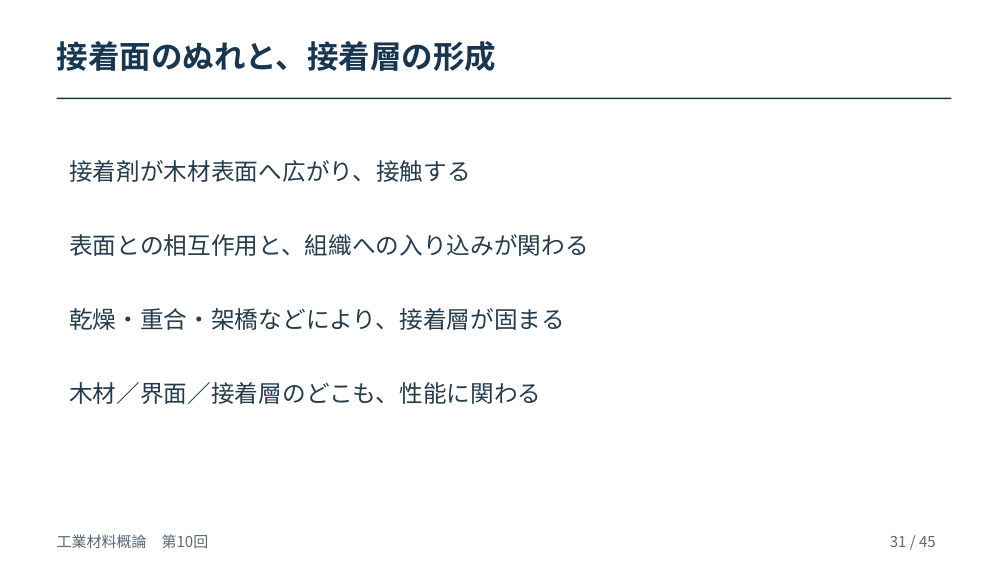
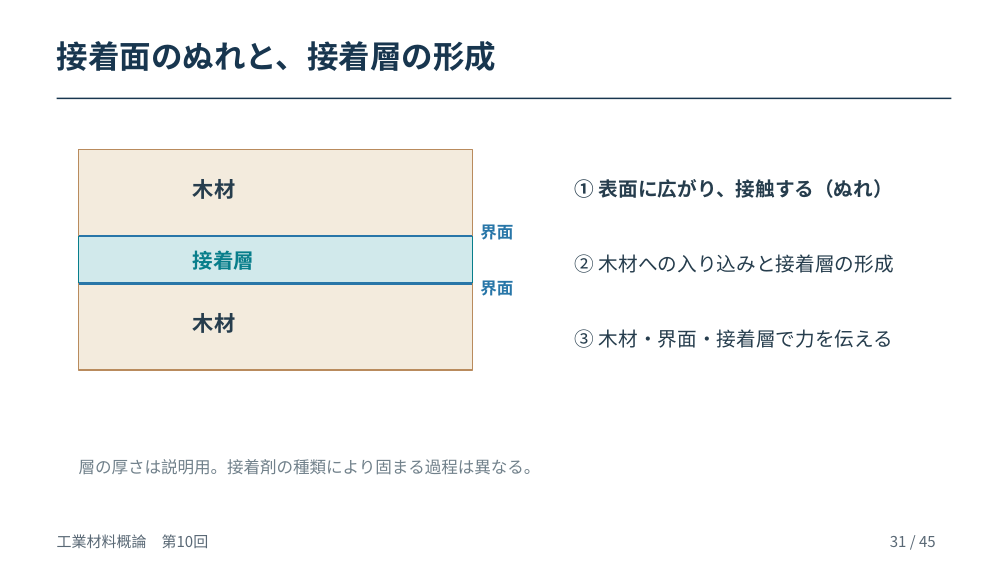
Before and after one commit to zooc-14calbp/industrial-materials-course, a slide deck: slide 31 of 学生用/第10回/10_授業スライド.pptx. Drawn at 1008x567 pixels with LibreOffice and Linux fonts; fonts in the diff are those of the drawing. Boxes give left, top, right and bottom in pixels: in the first picture for what was removed or moved away, otherwise in the second. Text is boxed around its words. In the diff, an @@ line names an element or a change of style, - is before the commit and + after.

```diff
--- a/学生用/第10回/10_授業スライド.pptx
+++ b/学生用/第10回/10_授業スライド.pptx
@@ rectangle added at [79, 150, 473, 237], fill #F3EBDD, outline #B98B5D 1.28 pt @@
@@ text added at [193, 179, 235, 199], 20.2 pt, text #263D4D, bold @@
+木材
@@ text at [575, 179, 893, 198]: text changed; size 22.5 to 18.8 pt; text colour #253C4D to #263D4D; bold on @@
-接着剤が木材表面へ広がり、接触する
+① 表面に広がり、接触する（ぬれ）
@@ text removed at [69, 234, 589, 256] @@
-表面との相互作用と、組織への入り込みが関わる
@@ rectangle added at [79, 236, 473, 283], fill #D1E9EB, outline #087E8B 1.28 pt @@
@@ freeform shape added at [79, 236, 473, 237], outline #2876A8 2.25 pt @@
@@ text added at [480, 224, 513, 240], 15.8 pt, text #2876A8, bold @@
+界面
@@ text added at [193, 248, 255, 274], 19.5 pt, text #087E8B, bold @@
+接着層
@@ text added at [575, 254, 894, 273], 18.8 pt, text #263D4D @@
+② 木材への入り込みと接着層の形成
@@ rectangle added at [79, 284, 473, 371], fill #F3EBDD, outline #B98B5D 1.28 pt @@
@@ freeform shape added at [79, 284, 473, 284], outline #2876A8 2.25 pt @@
@@ text added at [480, 280, 513, 296], 15.8 pt, text #2876A8, bold @@
+界面
@@ text removed at [69, 308, 565, 330] @@
-乾燥・重合・架橋などにより、接着層が固まる
@@ text added at [193, 313, 235, 333], 20.2 pt, text #263D4D, bold @@
+木材
@@ text added at [575, 329, 893, 348], 18.8 pt, text #263D4D @@
+③ 木材・界面・接着層で力を伝える
@@ text removed at [69, 382, 541, 404] @@
-木材／界面／接着層のどこも、性能に関わる
@@ text added at [79, 459, 541, 475], 15.8 pt, text #71818B @@
+層の厚さは説明用。接着剤の種類により固まる過程は異なる。
```
Also in this commit, not shown: 4 other slides changed, 11 other files.
